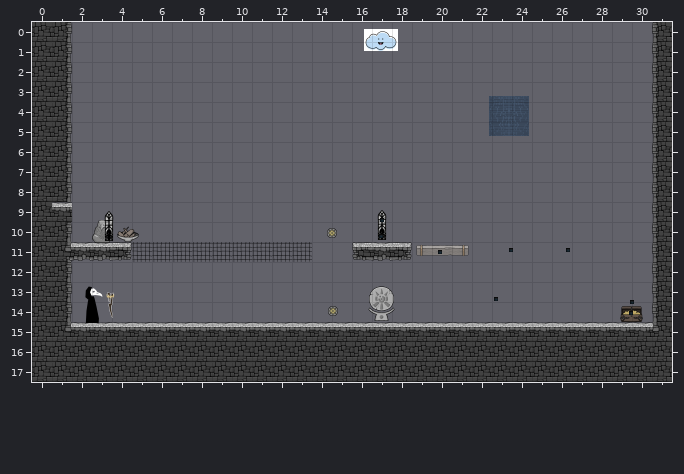
Two states of a Tiled map (JSON), Physics/Physics/assets/rain_medium.tmj. That is the earlier state.
Cells are 300x300 px. Shown: x 0..31, y 0..17.
New version:
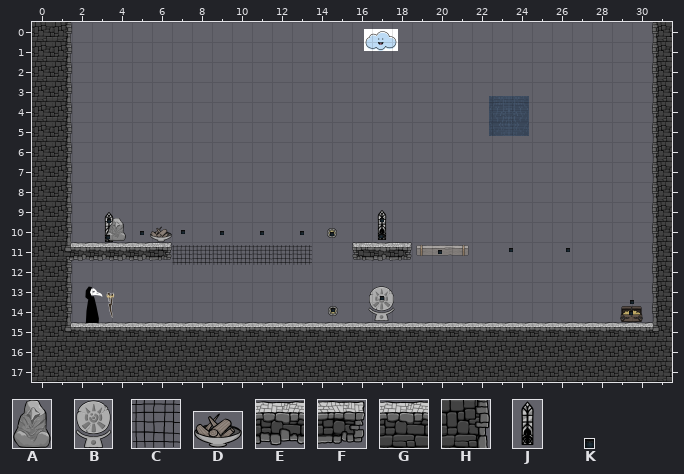
Key: from "GameObjects": A 2 "nonburnable", B 15 "runeBase", C 17 "grate", D 18 "brazier"; from "PlatformTiles": E 2, F 3, G 14, H 27; from "backgroundAssets": J 4 "window", K 10 "light".
_ is an empty cell.
Objects are placed by their top-left corner, in cells (3,4 is the top-left corner of cell 3,4); size is 1x1 cell unless given.
Changes in this commit:
Layer "Background":
added: J "window" at 3.3,9.4 size 1x1.7
Layer "Tile Layer 1":
y 9: x 1 G -> H
y 11: x 4..6 F__ -> EEF
Layer "Entities":
changed: D "infburnable" at 4.3,10.2 size 1.1x0.8 -> D "infburnable" at 5.9,10.2 size 1.1x0.8
added: A "nonburnable" at 3.7,9.8 size 1x1.2
added: B "rune" at 16.8,13.2 size 1.3x1.7
removed: A "nonburnable" at 3,9.9 size 1x1.1
removed: C "grate" at 6,11
removed: C "grate" at 5,11
Layer "Action Entities":
changed: K "light" at 23.1,13.8 size 0.2x0.2 -> K "light" at 13.4,10.4 size 0.2x0.2
added: K "light" at 7.5,10.4 size 0.2x0.2
added: K "light" at 11.4,10.4 size 0.2x0.2
added: K "light" at 9.4,10.5 size 0.2x0.2
added: K "light" at 5.4,10.5 size 0.2x0.2
added: K "light" at 14.9,10.5 size 0.2x0.2
added: K "light" at 14.9,14.3 size 0.2x0.2
removed: J "window" at 3.3,9.4 size 1x1.7
removed: B "rune" at 16.8,13.2 size 1.3x1.7
